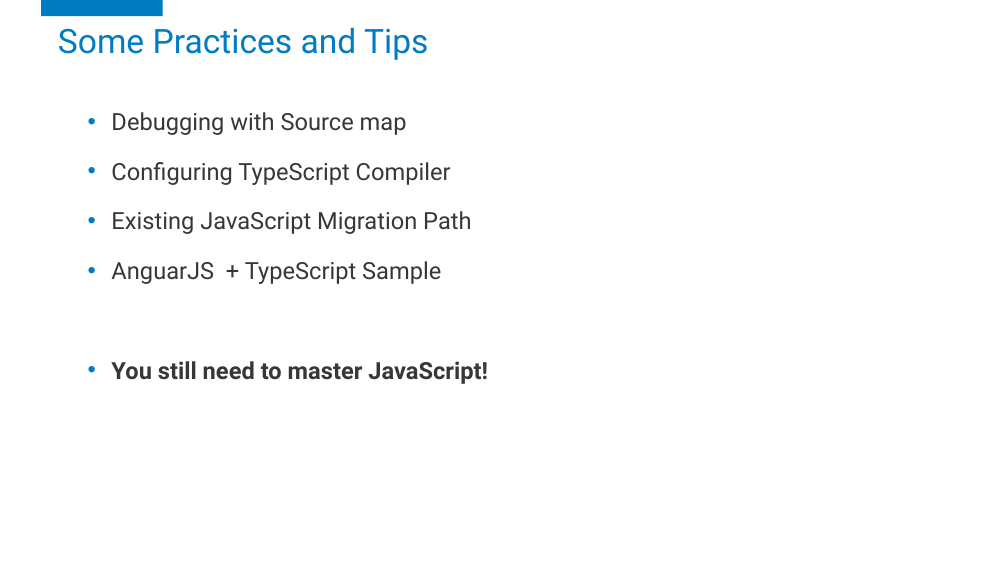
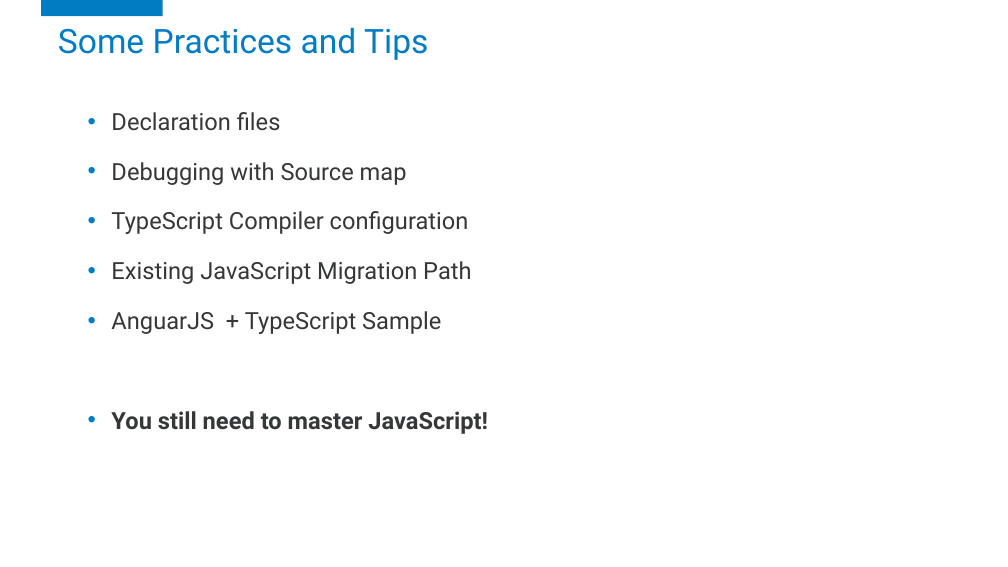
Before and after one commit to TheMaverickTrailblazer/TypeScriptDemo, a slide deck: slide 10 of TypeScript - You gonna like it!.pptx. Drawn at 1008x567 pixels with LibreOffice and Linux fonts; fonts in the diff are those of the drawing; background and template pictures are left out. Boxes give left, top, right and bottom in pixels: in the first picture for what was removed or moved away, otherwise in the second. Text is boxed around its words. In the diff, an @@ line names an element or a change of style, - is before the commit and + after.

```diff
--- a/TypeScript - You gonna like it!.pptx
+++ b/TypeScript - You gonna like it!.pptx
@@ text at (111,112,281,131): paragraph added @@
+• Declaration files
@@ text at (111,211,469,234): text changed @@
-• Configuring TypeScript Compiler
+• TypeScript Compiler configuration
```
Also in this commit, not shown: 7 other slides changed.
